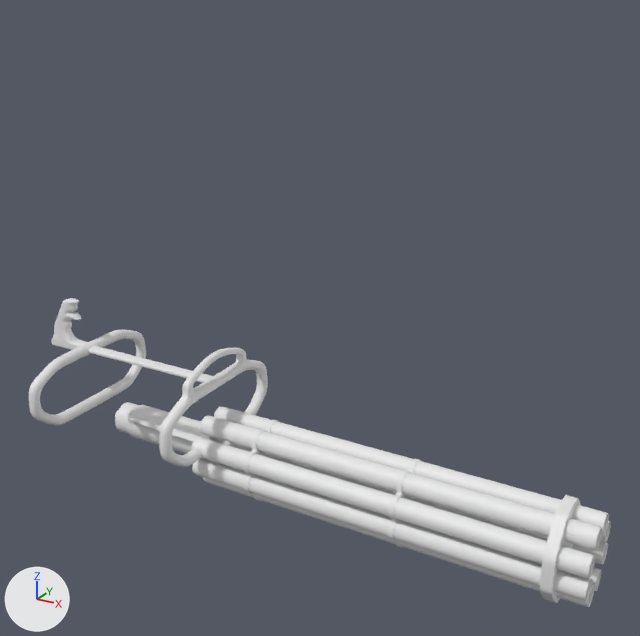
A saved change to the Blender file modelsource/Big Boy Guns/minigun.blend.
Both versions are drawn from a camera (50 mm lens) standing at (12.59, -14.11, 9.87) and looking at (4.12, 0.68, 3.27). Arrows for +X, +Y and +Z are at lower left; the lights stay in place. The same objects are shown in both versions, whatever each file hides.
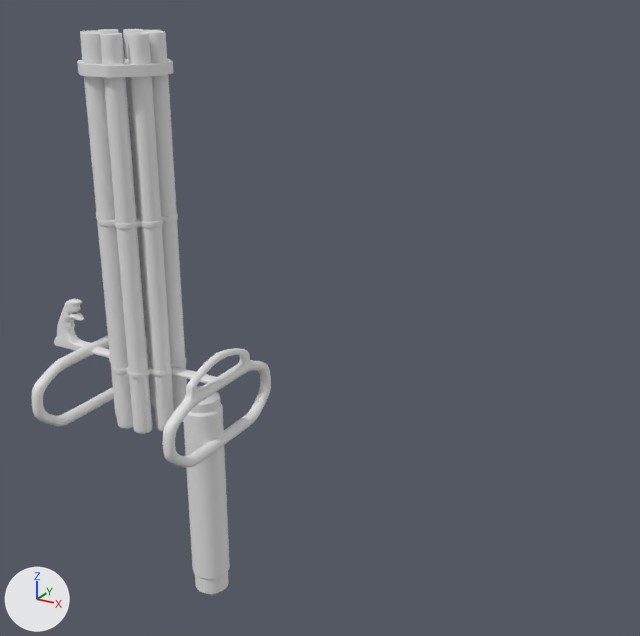
Where the change shows, as pixel boxes [x1, y1, x2, y2] in the pictures (640 x 636 px):
'Cylinder', moved, turned
    before: [191, 407, 611, 607]
    after: [80, 29, 187, 434]
'Cylinder.003', moved
    before: [29, 298, 268, 467]
    after: [31, 299, 271, 468]
'Cylinder.004', moved, turned
    before: [115, 402, 225, 453]
    after: [183, 386, 230, 595]
'Cylinder.002', moved, turned
    before: [539, 495, 581, 603]
    after: [77, 57, 173, 78]
'Cylinder.001', moved, turned
    before: [243, 420, 421, 547]
    after: [96, 207, 186, 379]

What changed in the scene script:
```text
Change ob_cylinder_002:
    ob_cylinder_002.rotation_euler: (0.0, 1.571, 0.0) -> (0.0, 0.0, 0.0)  # degrees (0, 90, 0) -> degrees (0, 0, 0)
    ob_cylinder_002.location: (1.51, 0.0, 0.0) -> (0.0, 0.0, 0.0)
Change ob_cylinder_001:
    ob_cylinder_001.rotation_euler: (0.0, 1.571, 0.0) -> (0.0, 0.0, 0.0)  # degrees (0, 90, 0) -> degrees (0, 0, 0)
    ob_cylinder_001.location: (1.51, 0.0, 0.0) -> (0.0, 0.0, 0.0)
Change ob_cylinder:
    ob_cylinder.rotation_euler: (0.0, 1.571, 0.0) -> (0.0, 0.0, 0.0)  # degrees (0, 90, 0) -> degrees (0, 0, 0)
    ob_cylinder.location: (1.51, 0.0, 0.0) -> (0.0, 0.0, 0.0)
Change ob_cylinder_004:
    ob_cylinder_004.rotation_euler: (1.571, 0.0, 1.571) -> (0.0, 0.0, 0.0)  # degrees (90, 0, 90) -> degrees (0, 0, 0)
    ob_cylinder_004.location: (1.38, 0.0, -0.97) -> (0.0, 0.0, 0.0)
Change ob_cylinder_003:
    ob_cylinder_003.location: (-0.09, 0.0, 0.0) -> (0.0, 0.0, 0.0)
```
